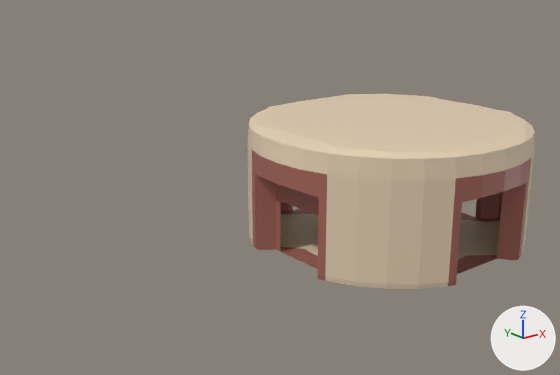
The Blender file Assets/Models/Sanctums/Sanctum_Boxes.blend, before and after one commit.
Before and after are seen from a 50 mm lens placed at (-2.7, -2.54, 1.39), pointed at (-0.65, 0.03, 0.36). The axes (+X, +Y, +Z) are drawn at lower right. The lights are the same throughout.

The scene before the commit, as lines of its bpy script (objects in view):
```python
me_cylinder = bpy.data.meshes.new('Cylinder')
me_cylinder.from_pydata(...)  # 611 vertices, 546 faces; spans x -0.97..0.97, y -0.97..0.97, z 0.0..0.86
# faces by material slot: [272, 258, 16]
me_cylinder.materials.append(mat_base)  # beige #e6d0b3
me_cylinder.materials.append(mat_accents)  # brown #a66659
me_cylinder.materials.append(mat_dark)  # brown #633d36
ob_chamber = bpy.data.objects.new('Chamber', me_cylinder)
ob_chamber.location = (0.0, 0.0, 0.0)
ob_chamber.scale = (0.699, 0.699, 0.699)
```
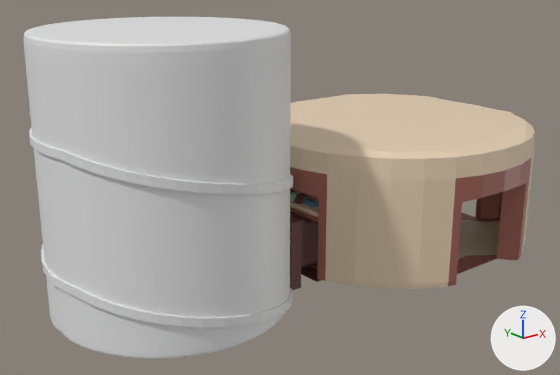
Commit message: Started work on Ember Sanctum

The edits, one by one:
Material 'Highlight 1' (mat_highlight_1) is new.
Its base color is (0.332, 0.584, 0.366) (green #9cc9a3).
Material 'Highlight 2' (mat_highlight_2) is new.
Its base color is (0.0999, 0.262, 0.381) (blue #598ca6).
Mesh me_cube is new.
It has 140 vertices, 108 faces and spans x -5.9..5.9, y -24.5..43.0, z -47.1..2.9.
Mesh me_circle is new.
It has 24 vertices, 6 faces and spans x -0.96..0.96, y -0.3..0.3, z -0.09..1.04.
Mesh me_cylinder_001 is new.
It has 211 vertices, 174 faces and spans x -0.485..0.485, y -0.485..0.0, z 0.0..1.1.
Mesh me_cylinder_002 is new.
It has 68 vertices, 56 faces and spans x -0.168..0.168, y -0.284..0.284, z -0.033..0.403.
It uses material mat_dark (brown #633d36).
Mesh me_plane_001 is new.
It has 140 vertices, 126 faces and spans x -0.244..0.244, y 0.0..0.082, z -0.082..0.082.
Faces by material slot: [32, 38, 36, 8, 12].
It uses material mat_base (beige #e6d0b3).
It uses material mat_accents (brown #a66659).
It uses material mat_dark (brown #633d36).
It uses material mat_highlight_1 (green #9cc9a3).
It uses material mat_highlight_2 (blue #598ca6).
Object 'Platforms' (ob_platforms) is new; it shows me_cube.
Its location is (-1.236, 0.0, 0.0).
Its rotation in degrees is (0, 0, -17).
Its scale is (0.0835, 0.0115, -0.0162).
Object 'Staircase' (ob_staircase) is new; it shows me_circle.
Its location is (-1.236, 0.0, 0.0).
Its scale is (0.494, -0.494, 0.494).
It gains a SCREW modifier named 'Screw'.
Modifier setting: angle = 2.534.
Modifier setting: screw_offset = 0.5.
Object 'Ember Chamber' (ob_ember_chamber) is new; it shows me_cylinder_001.
Its location is (-1.236, 0.0, 0.0).
It gains a MIRROR modifier named 'Mirror'.
Modifier setting: use_axis = (False, True, False).
Modifier setting: use_clip = True.
It gains a SUBSURF modifier named 'Subdivision'.
Object 'Hallway' (ob_hallway) is new; it shows me_cylinder_002.
Its location is (-0.666, 0.0, 0.001).
Its scale is (0.699, 0.699, 0.699).
Object 'Lintel' (ob_lintel) is new; it shows me_plane_001.
Its location is (-0.561, 0.0, 0.247).
Its rotation in degrees is (90, 0, 90).

Where the change shows, as pixel boxes (x1, y1, x2, y2) in the pictures (560 x 375 px):
'Ember Chamber', added
    after: (23, 17, 291, 359)
'Staircase', added
    after: (41, 150, 293, 327)
'Hallway', added (brown)
    after: (290, 214, 321, 290)
'Platforms', added
    after: (29, 127, 77, 296)
'Lintel', added
    after: (290, 189, 319, 224)
    faces in mat_dark (brown #633d36): (290, 189, 318, 224)
    faces in mat_base (beige #e6d0b3): (290, 201, 319, 217)
    faces in mat_accents (brown #a66659): (290, 206, 318, 221)
